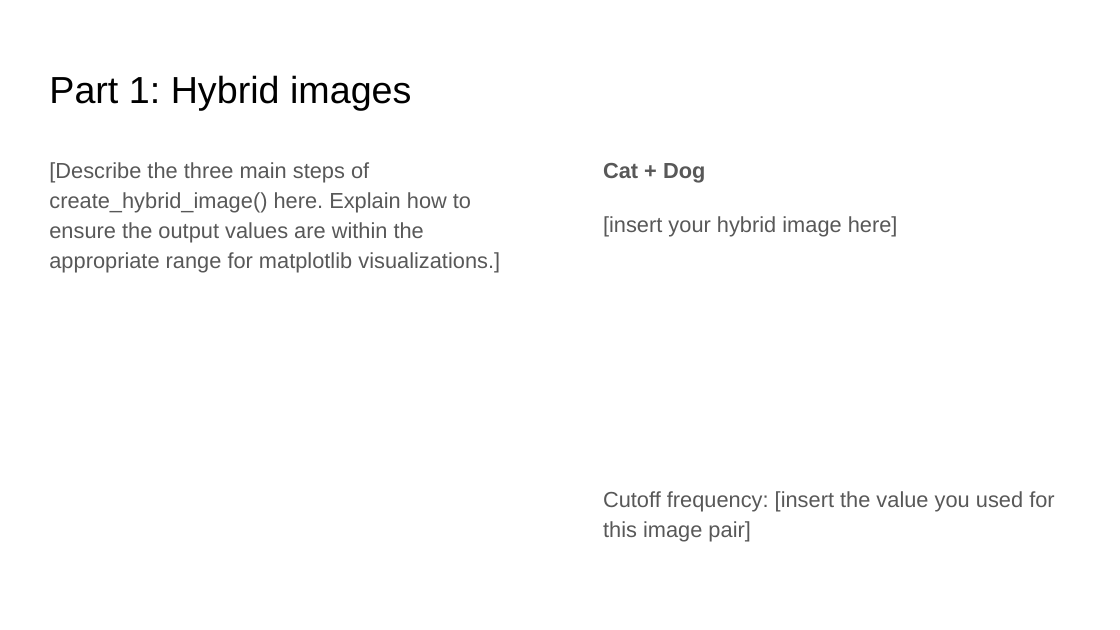
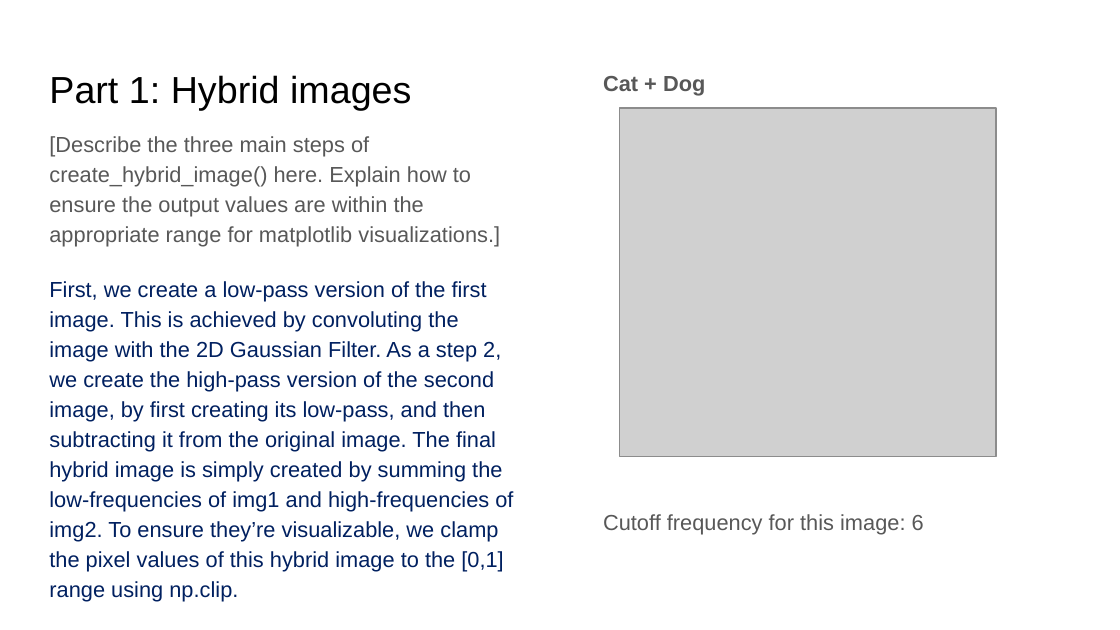
Before and after one commit to aashutoshav/Computer-Vision-Project-1, a slide deck: slide 5 of docs/report.pptx. Drawn at 1120x630 pixels with LibreOffice and Linux fonts; fonts in the diff are those of the drawing; grey boxes stand for pictures. Boxes give left, top, right and bottom in pixels: in the first picture for what was removed or moved away, otherwise in the second. Text is boxed around its words. In the diff, an @@ line names an element or a change of style, - is before the commit and + after.

```diff
--- a/docs/report.pptx
+++ b/docs/report.pptx
@@ text "Cat + Dog" moved from (x1=603, y1=163, x2=1054, y2=542) to (x1=603, y1=76, x2=924, y2=535) @@
@@ text "[Describe the three main steps ..." moved from (x1=49, y1=162, x2=500, y2=272) to (x1=49, y1=136, x2=513, y2=602) @@
@@ picture added at (x1=619, y1=108, x2=996, y2=456) @@
@@ text at (x1=49, y1=281, x2=513, y2=602): paragraph added @@
+First, we create a low-pass version of the first image. This is achieved by convoluting the image with the 2D Gaussian Filter. As a step 2, we create the high-pass version of the second image, by first creating its low-pass, and then subtracting it from the original image. The final hybrid image is simply created by summing the low-frequencies of img1 and high-frequencies of img2. To ensure they’re visualizable, we clamp the pixel values of this hybrid image to the [0,1] range using np.clip.
@@ text at (x1=603, y1=514, x2=924, y2=535): text changed @@
-[insert your hybrid image here]
-Cutoff frequency: [insert the value you used for this image pair]
+Cutoff frequency for this image: 6
```
Also in this commit, not shown: 17 other slides changed, 2 slides added, 2 slides removed, 22 other files.
